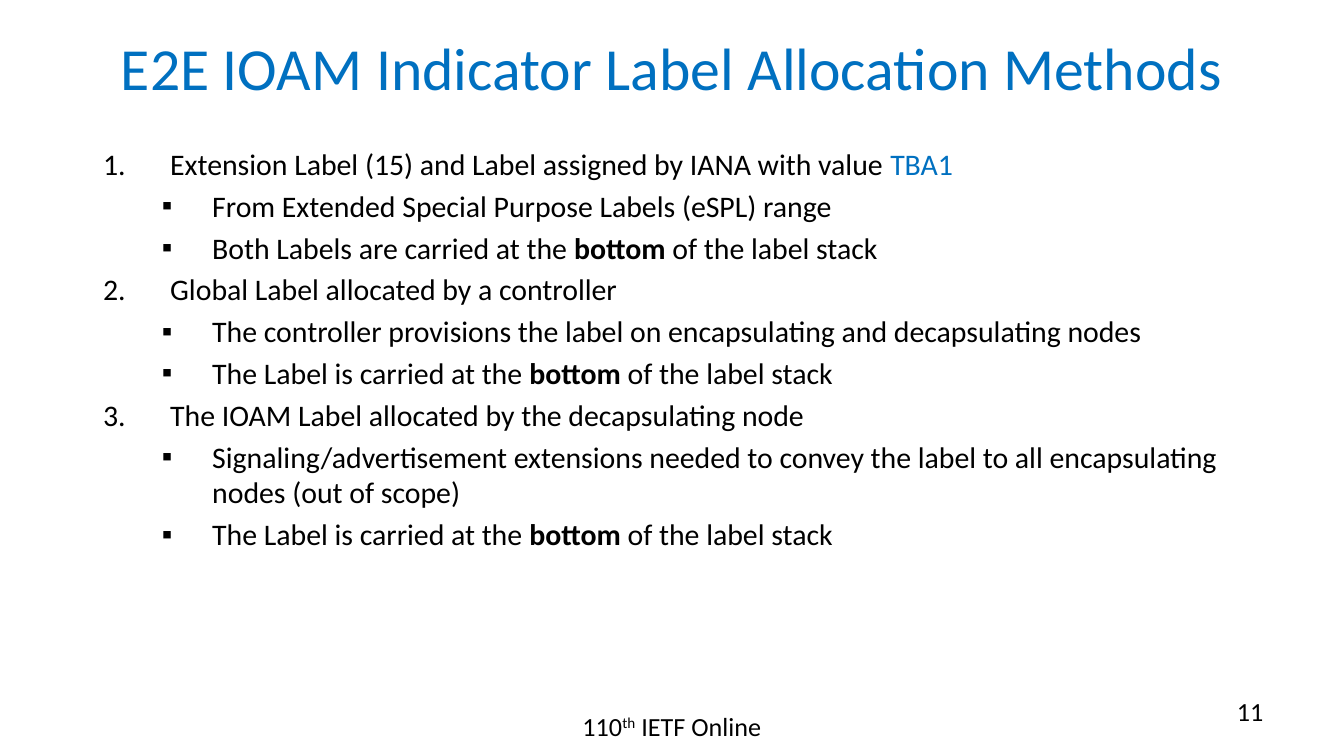
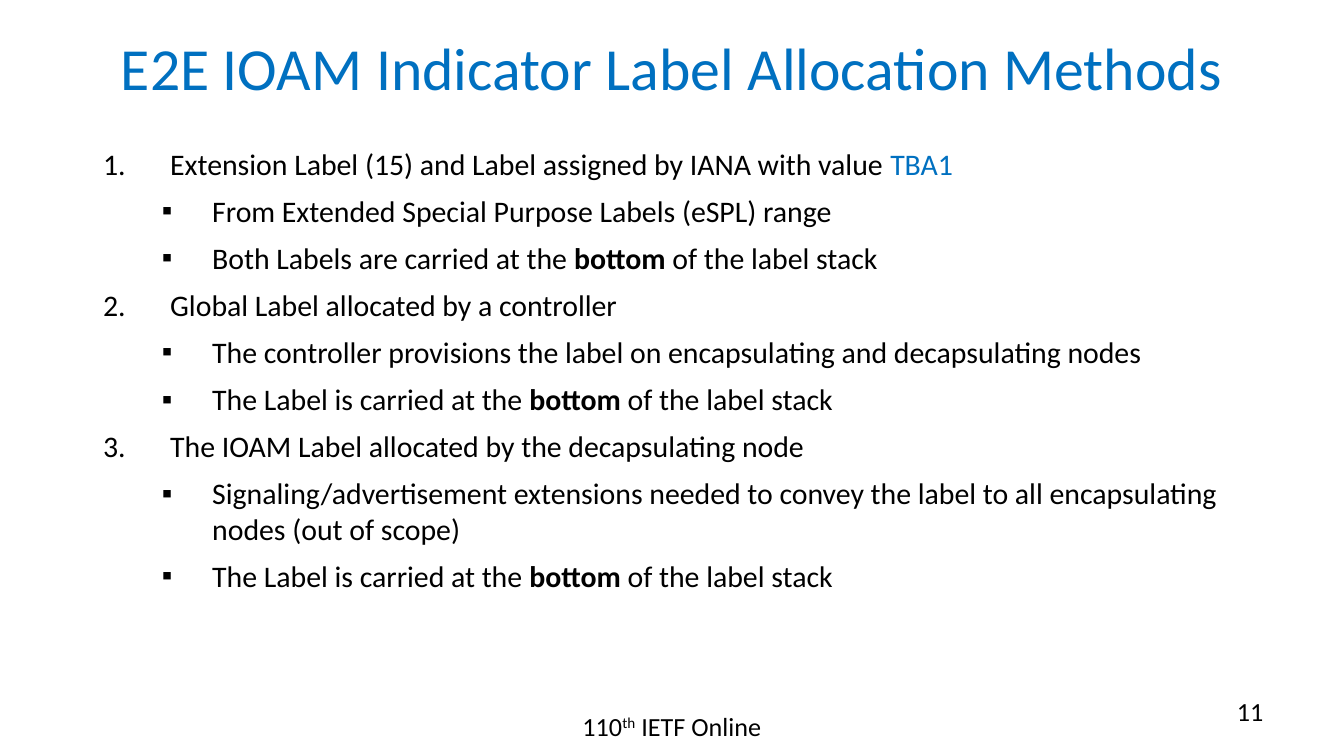
Before and after one commit to rakgandhi/ietf-slides, a slide deck: slide 11 of draft-gandhi-mpls-ioam-sr-06.pptx. Drawn at 1344x756 pixels with LibreOffice and Linux fonts; fonts in the diff are those of the drawing. Boxes give left, top, right and bottom in pixels: in the first picture for what was removed or moved away, otherwise in the second. Text is boxed around its words. In the diff, an @@ line names an element or a change of style, - is before the commit and + after.

```diff
--- a/draft-gandhi-mpls-ioam-sr-06.pptx
+++ b/draft-gandhi-mpls-ioam-sr-06.pptx
@@ text "Extension Label (15) and Label ..." at (170, 153, 1217, 588): more space between paragraphs @@
```
Also in this commit, not shown: 7 other slides changed, 1 other file.
